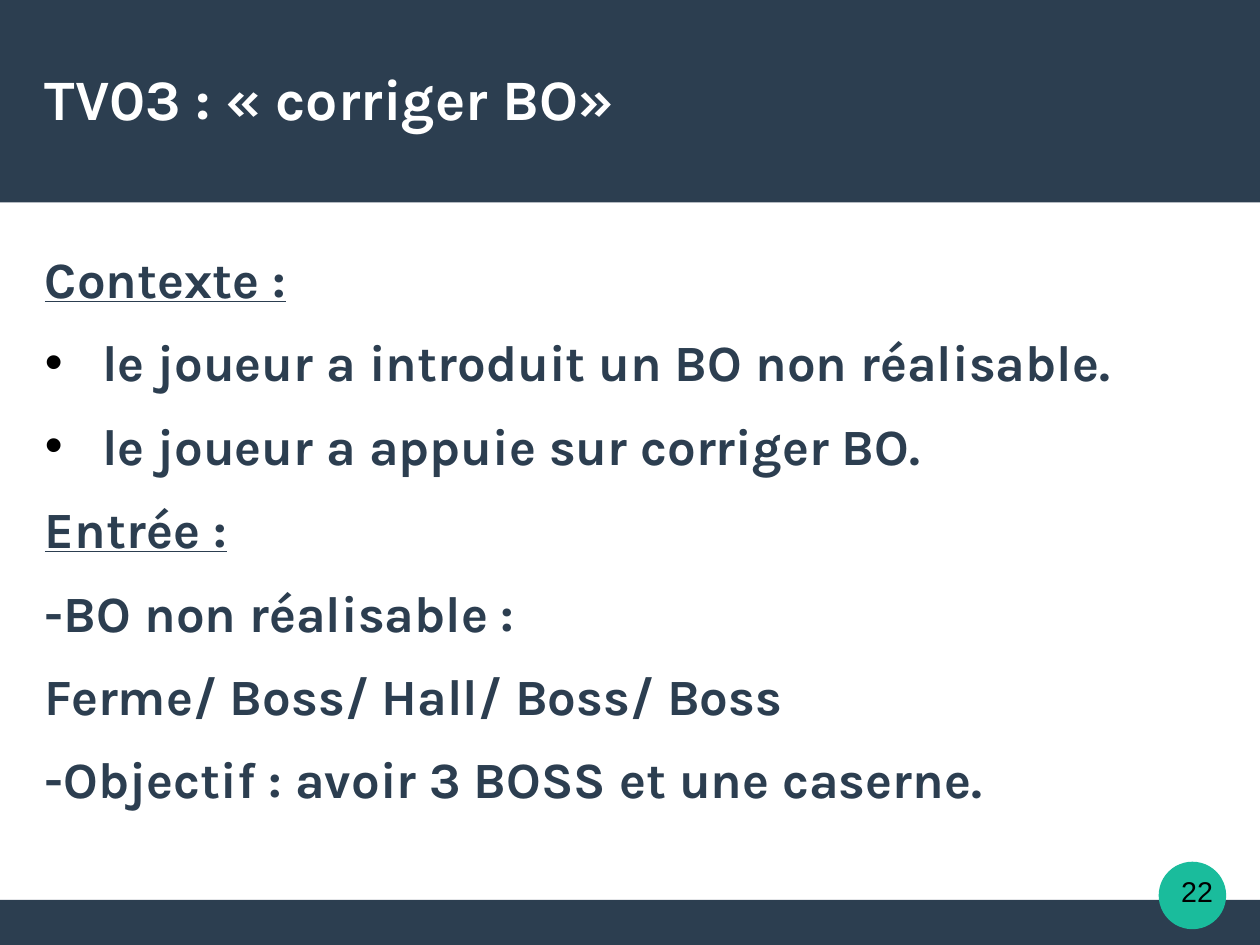
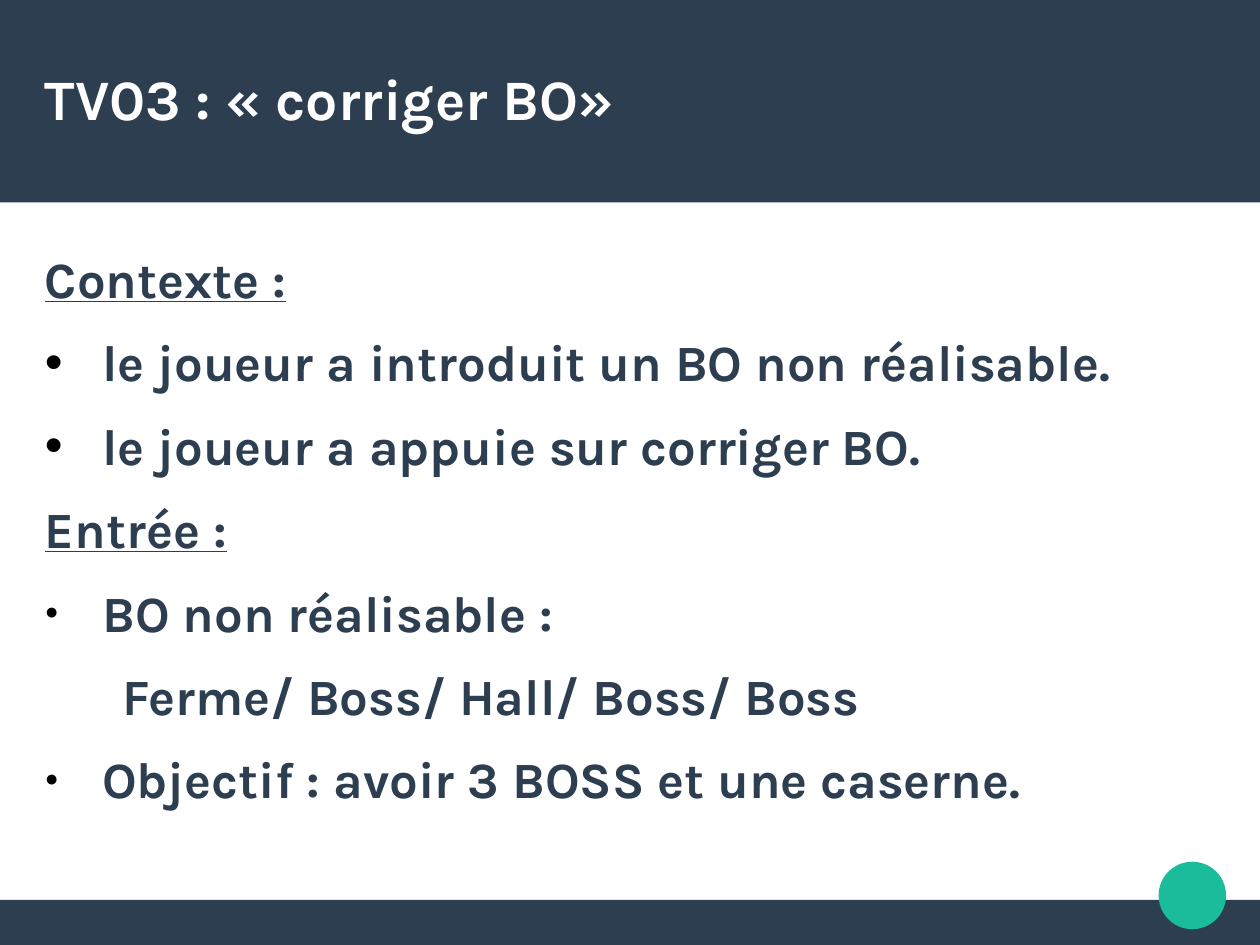
Before and after one commit to natmaurice/tme-il-smartbuilders, a slide deck: slide 22 of IL.odp. Drawn at 1260x945 pixels with LibreOffice and Linux fonts; fonts in the diff are those of the drawing. Boxes give left, top, right and bottom in pixels: in the first picture for what was removed or moved away, otherwise in the second. Text is boxed around its words. In the diff, an @@ line names an element or a change of style, - is before the commit and + after.

```diff
--- a/IL.odp
+++ b/IL.odp
@@ text at bbox=[102, 592, 527, 633]: text changed @@
--BO non réalisable :
+● BO non réalisable :
@@ text at bbox=[102, 762, 1021, 811]: text changed @@
--Objectif : avoir 3 BOSS et une caserne.
+● Objectif : avoir 3 BOSS et une caserne.
@@ ellipse removed at bbox=[1159, 862, 1227, 930] @@
@@ freeform shape added at bbox=[1159, 862, 1227, 930], fill #1ABC9C @@
@@ text removed at bbox=[1181, 882, 1213, 902] @@
-22
@@ rectangle removed at bbox=[0, 900, 1260, 944] @@
@@ freeform shape added at bbox=[0, 900, 1260, 944], fill #2C3E50 @@
```
Also in this commit, not shown: 8 other slides changed, 1 other file.
